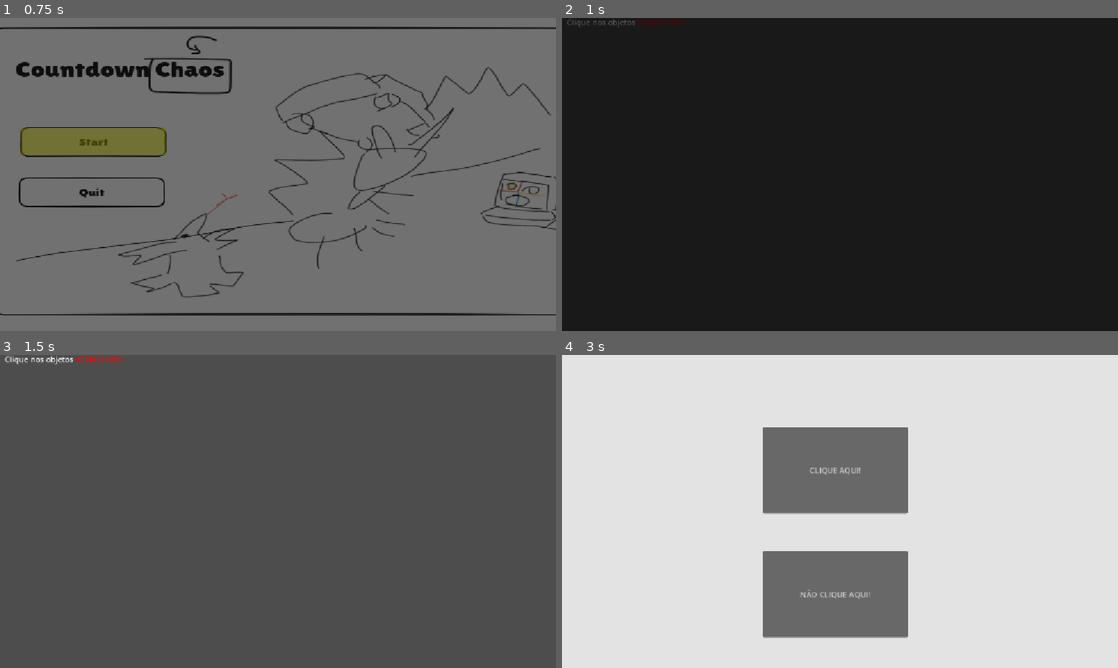
Above: before the commit, frames 1-4 (two rows, left to right).
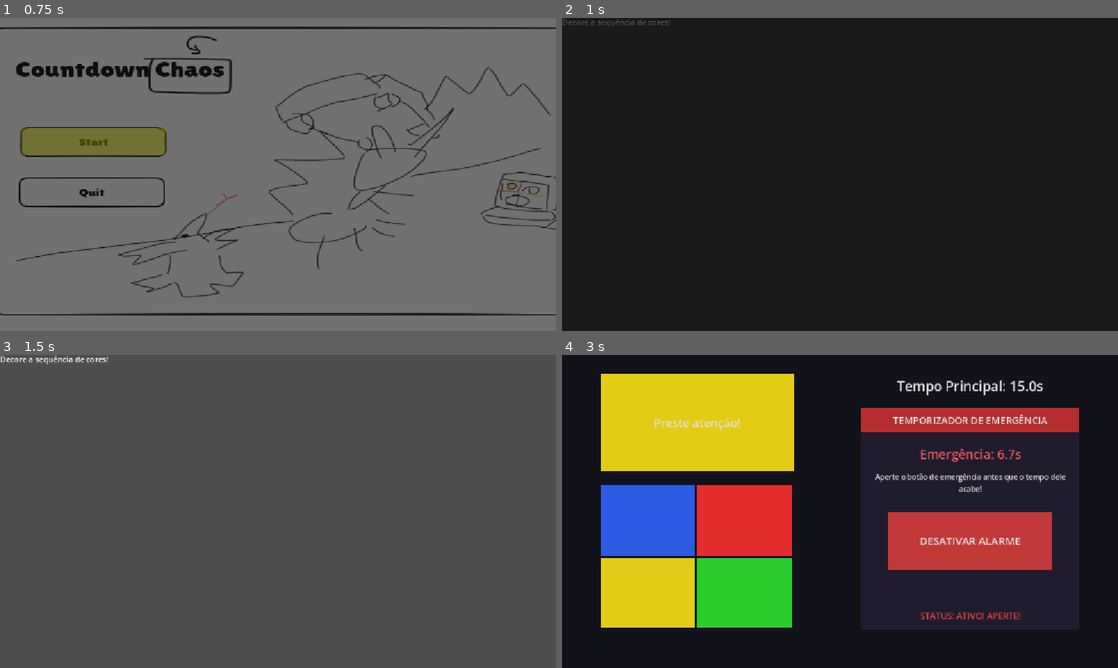
Above: after the commit, the same moments.

Repository: andre-felipe-wonsik-alves/gmtk-jam-26
Game: Godot game, scene res://Scenes/main_menu.tscn
Two runs of this game, one before a commit and one after it. Both use one fixed random seed, a clock stepped at 60 frames per second and the inputs below.
Inputs (mouse positions are in pixels of both pictures, inside the frame that each line leads up to):
- Up to frame 1 (0.75 s): click (88, 140) at 0.5 s
- Up to frame 2 (1 s): no input
- Up to frame 3 (1.5 s): move the mouse to (400, 495) at 1.27 s; click (400, 495) at 1.42 s
- Up to frame 4 (3 s): tap Enter at 2 s; drag from (728, 527) to (812, 574) at 2.02 s; click (834, 470) at 2.75 s, where only the run before the commit has a clickable "CLIQUE AQUI!"

Frame 1 is identical in both runs. In frame 2, 0.2% of the frame differs, in the area x 0-23%, y 0-3%; in frame 3, 0.3%; in frame 4, 100%, in the area x 0-100%, y 0-100%.

Commit message:
feat: random minigame selection

Diff:
--- a/Scripts/GameManager.gd
+++ b/Scripts/GameManager.gd
@@ -4,17 +4,20 @@
 signal minigame_failed
 signal minigame_passed
 
+var number_levels := 2
 var current_level_index: int = 0
+var levels: Array
 
 # Lista com os caminhos das cenas dos minigames
 var minigames: Array[String] = [
-	"res://Scenes/Minigames/minigame_teste1.tscn", # Exemplo de minigame 1
+	"res://Scenes/Minigames/ant.tscn", # Exemplo de minigame 1
 	"res://Scenes/Minigames/genius_minigame.tscn"  # Minigame Genius
 ]
 
 # Método para iniciar o minigame
 func start_game() -> void:
-	current_level_index = 0
+	levels = generate_random_sequence(number_levels)
+	current_level_index = levels[0]
 	load_current_minigame_instruction()
 
 # Carrega a tela de instrução antes de entrar na fase
@@ -39,3 +42,17 @@
 	minigame_failed.emit()
 	# Transição de morte/derrota
 	SceneTransition.change_scene("res://Scenes/Screens/game_over_screen.tscn", "fade_in")
+
+# Criando um vetor para sortear os níveis
+func generate_random_sequence(n: int) -> Array:
+	var min_value = 0
+	var max_value = n-1
+
+	var pool: Array = []
+	for i in range(min_value, max_value + 1):
+		pool.append(i)
+
+	pool.shuffle()
+
+	# pega os primeiros n números
+	return pool.slice(0, n)
Renamed: Scenes/Levels/ant.tscn -> Scenes/Minigames/ant.tscn
